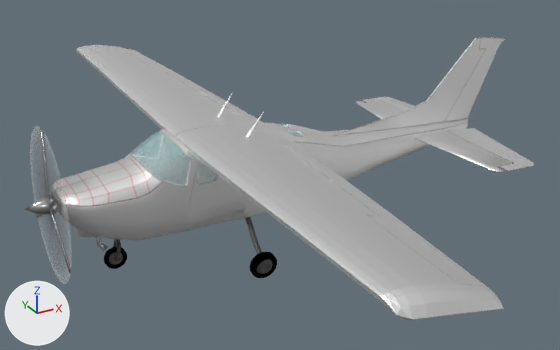
Two versions of the Blender file Models/c210n.blend, one commit apart.
Camera for both pictures: a camera (50 mm lens) standing at (-3.86, -10.16, 5.0) and looking at (1.71, -0.03, -0.06). Lighting does not change. The marker at lower left points along +X, +Y and +Z.

The scene before the commit, as lines of its bpy script (objects in view):
```python
ob_fuselage = bpy.data.objects.new('Fuselage', me_fuselagegeometry_022)
ob_fuselage.location = (1.09, 0.0, 0.17)
ob_interior = bpy.data.objects.new('Interior', me_fuselagegeometry_007)
ob_interior.location = (0.93, 0.0, 0.25)
ob_leftelevator = bpy.data.objects.new('LeftElevator', me_fuselagegeometry_014)
ob_leftelevator.location = (5.17, -1.06, 0.12)
ob_leftelevator.rotation_euler = (0.0, 0.0349, 0.0)  # degrees (0, 2, 0)
ob_leftengineexhaustpipe = bpy.data.objects.new('LeftEngineExhaustPipe', me_cylinder)
ob_leftengineexhaustpipe.location = (-1.42, -0.35, -0.33)
ob_leftengineexhaustpipe.rotation_euler = (0.0, 0.0, -0.524)  # degrees (0, 0, -30)
# also in view: 'NoseWheel' at (-1.1, 0.0, -0.84); 'LeftWing' at (0.8, -2.79, 0.89); 'RightWing' at (0.8, 2.79, 0.89); 'RightElevatorMount' at (4.67, 1.06, 0.14); 'LeftAileron' at (1.05, -4.42, 0.89)
```
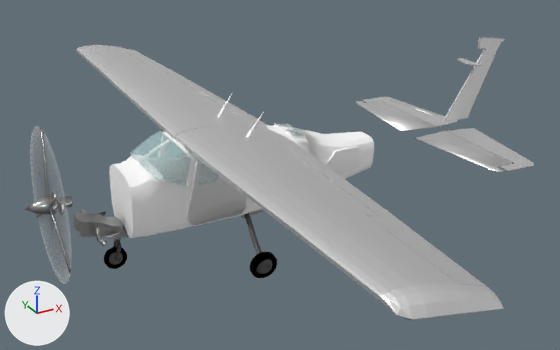
Where the newer file only moved an object's origin or applied its transform, the numbers keep the older frame.

Changed parts and their boxes [x1, y1, x2, y2] in the pictures (560 x 350 px; the box of a moved part takes in the faces that stretch with it):
'Fuselage', hidden
    before: [61, 38, 486, 241]
'LeftEngineExhaustPipe', moved
    before: [96, 236, 108, 251]
    after: [95, 227, 107, 247]
'NavAntennas', added
    after: [456, 58, 482, 66]
'RightCowlFlap', added
    after: [97, 211, 107, 216]
part 1 of me_fuselagegeometry_007, built on
    after: [266, 123, 311, 154]
part 2 of me_fuselagegeometry_007, moved or reshaped (not visible before)
    after: [109, 132, 195, 238]
part 3 of me_fuselagegeometry_022, built on
    before: [61, 153, 199, 213]
part 4 of me_fuselagegeometry_022, built on
    before: [308, 119, 468, 146]
'NoseGearWell', unchanged, uncovered by the edit
    after: [73, 213, 127, 238]

What changed in the scene script:
```text
Change me_fuselagegeometry_007:
    used by ob_interior; location = (0.93, 0.0, 0.25)
    remove me_fuselagegeometry_007.from_pydata(...)  # 928 vertices, 680 faces, 2 loose edges; spans x -1.82..2.47, y -0.61..0.61, z -0.73..0.66
    add me_fuselagegeometry_007.from_pydata(...)  # 1637 vertices, 1539 faces, 2 loose edges; spans x -1.87..2.47, y -0.61..0.61, z -0.73..0.66
    me_fuselagegeometry_007 part 1: 32 vertices moved from x -0.11..0.97, y -0.49..0.44, z -0.56..0.44 to x -0.11..0.97, y -0.49..0.44, z -0.62..0.45; 134 vertices removed from x 0.06..1.08, y -0.57..0.57, z 0.02..0.44; 559 vertices added at x 0.03..1.11, y -0.57..0.57, z -0.59..0.46
    me_fuselagegeometry_007 part 2: 6 vertices moved from x -1.82..-0.97, y -0.56..0.56, z -0.67..0.44 to x -1.77..-0.97, y -0.56..0.56, z -0.66..0.44; 109 vertices removed from x -1.82..-0.57, y -0.59..0.59, z -0.69..0.6; 220 vertices added at x -1.87..-0.92, y -0.58..0.58, z -0.66..0.63
Change me_fuselagegeometry_022:
    used by ob_fuselage; location = (1.09, 0.0, 0.17)
    remove me_fuselagegeometry_022.from_pydata(...)  # 910 vertices, 621 faces; spans x -2.96..4.82, y -0.61..0.61, z -0.7..1.55
    add me_fuselagegeometry_022.from_pydata(...)  # 985 vertices, 665 faces; spans x -2.96..4.82, y -0.61..0.61, z -0.7..1.55
    me_fuselagegeometry_022 part 3: 2 vertices moved from x -1.16..-1.11, y -0.61..-0.6, z 0.05..0.3 to x -1.15..-1.1, y -0.61..-0.6, z 0.05..0.3; 16 vertices removed from x -2.93..-1.68, y -0.48..0.48, z 0.22..0.42; 75 vertices added at x -2.94..-1.21, y -0.49..0.49, z -0.57..0.72
    me_fuselagegeometry_022 part 4: 14 vertices removed from x 1.62..4.55, y -0.24..0.24, z 0.05..0.25; 30 vertices added at x 1.6..4.55, y -0.25..0.25, z 0.03..0.26
Add me_fuselagegeometry_036:
    me_fuselagegeometry_036.from_pydata(...)  # 10 vertices, 5 faces; spans x -0.119..0.119, y -0.098..0.098, z -0.082..0.082
    me_fuselagegeometry_036.polygons.foreach_set('use_smooth', [True] * 5)
    me_fuselagegeometry_036.materials.append(mat_fuselagematerial)
Add me_plane_010:
    me_plane_010.from_pydata(...)  # 18 vertices, 16 faces; spans x -0.101..0.1, y -0.25..0.25, z -0.025..0.007
    me_plane_010.materials.append(mat_fuselagematerial)
Change ob_fuselage:
    add ob_fuselage.hide_set(True)
Change ob_leftengineexhaustpipe:
    ob_leftengineexhaustpipe.location: (-1.42, -0.35, -0.33) -> (-1.42, -0.35, -0.25)
Add ob_rightcowlflap:
    ob_rightcowlflap = bpy.data.objects.new('RightCowlFlap', me_fuselagegeometry_036)
    ob_rightcowlflap.location = (-1.19, 0.33, -0.32)
    ob_rightcowlflap.scale = (1.0, -1.0, 1.0)
Add ob_navantennas:
    ob_navantennas = bpy.data.objects.new('NavAntennas', me_plane_010)
    ob_navantennas.location = (5.52, 0.0, 1.31)
```
